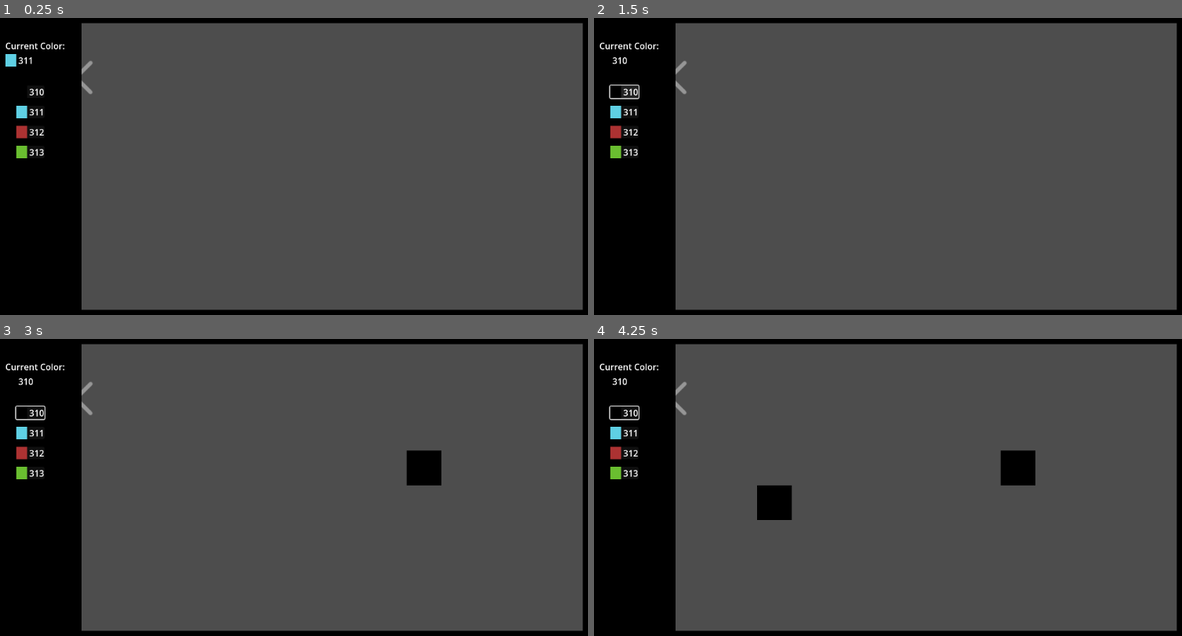
Above: before the commit, frames 1-4 (two rows, left to right).
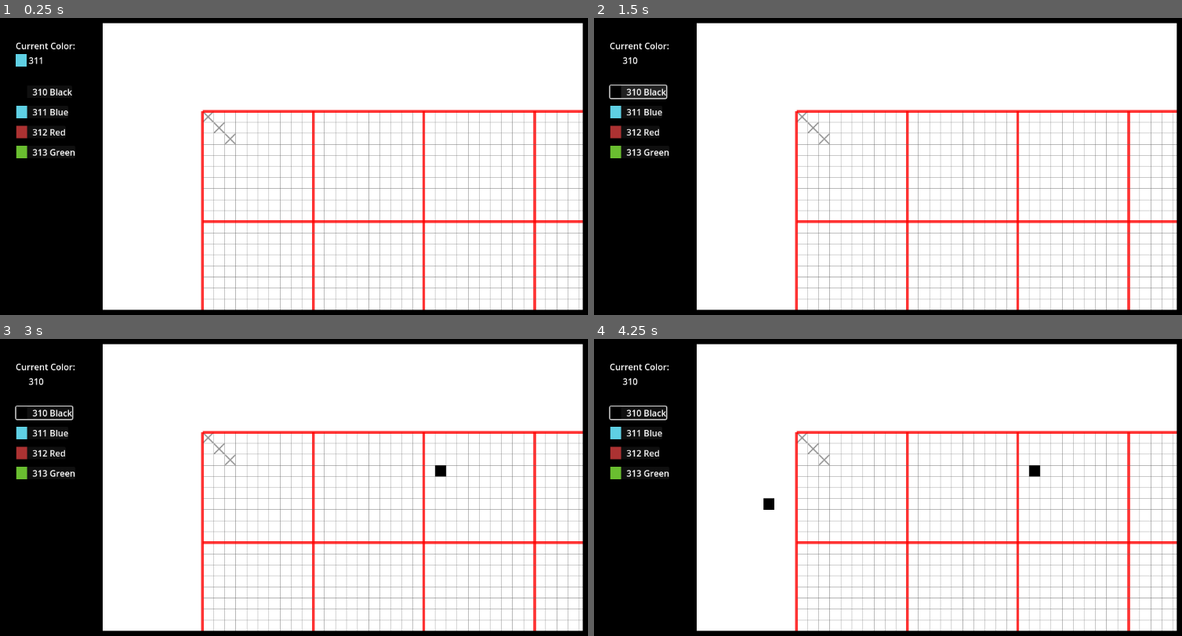
Above: after the commit, the same moments.

Repository: heinrichstr/cross-stitch-app
Game: Godot game, scene res://StitchHandler.tscn
The game is run twice, just before and just after one commit, with the same random seed, the same clock (stepped at 60 frames per second) and the same inputs.
Inputs (mouse positions are in pixels of both pictures, inside the frame that each line leads up to):
- Up to frame 1 (0.25 s): no input
- Up to frame 2 (1.5 s): click (623, 92) at 0.52 s; click (623, 92) at 1.27 s
- Up to frame 3 (3 s): click (29, 413) at 2.02 s; tap Enter at 2.75 s; move the mouse to (441, 469) at 2.77 s; hold Mouse wheel up (zoom_in, bound only after the commit) from 2.78 s (still down); click (441, 469) at 2.85 s
- Up to frame 4 (4.25 s): tap Space at 3.02, 3.32, 3.5 s; release Mouse wheel up (zoom_in, bound only after the commit) at 3.5 s; drag from (770, 505) to (864, 558) at 3.52 s

The runs differ from the first frame. In frame 1, 83% of the frame differs, in the area x 0-100%, y 1-99%; in frame 2, 83%; in frame 3, 83%; in frame 4, 83%.

Commit message:
add camera controls and dynamic grid scaling

Diff:
--- /dev/null
+++ b/Camera.gd
@@ -0,0 +1,24 @@
+extends Camera2D
+
+var mouse_start_pos
+var screen_start_position
+
+var dragging = false
+
+
+func _ready():
+	pass # Replace with function body.
+
+
+func _input(event):
+	if Input.is_key_pressed(KEY_SPACE):
+		if event.is_action("click"):
+			if event.is_pressed():
+				mouse_start_pos = event.position
+				screen_start_position = position
+				dragging = true
+			else:
+				dragging = false
+		elif event is InputEventMouseMotion and dragging:
+			#position = 4 * zoom * (mouse_start_pos - event.position) + screen_start_position
+			position = .9 * (Vector2(1,1) / zoom) * (mouse_start_pos - event.position) + screen_start_position
--- a/ClickableStitchUi.tscn
+++ b/ClickableStitchUi.tscn
@@ -20,6 +20,7 @@
 [node name="HBoxContainer" type="HBoxContainer" parent="."]
 layout_mode = 2
 mouse_filter = 2
+theme_override_constants/separation = 10
 
 [node name="ColorRect" type="ColorRect" parent="HBoxContainer"]
 custom_minimum_size = Vector2(20, 20)
--- a/Control.gd
+++ b/Control.gd
@@ -8,7 +8,7 @@
 
 # Called when the node enters the scene tree for the first time.
 func _ready():
-	$HBoxContainer/Label.text = labelText
+	$HBoxContainer/Label.text = dmc + " " + labelText
 	$HBoxContainer/ColorRect.color = color
 
 
--- /dev/null
+++ b/Grid.gd
@@ -0,0 +1,50 @@
+extends TileMap
+
+
+var GridLine = preload("res://grid_line.tscn")
+var zoom_level = 1
+
+#get data from settings
+var grid_size = Vector2(84,60)
+var cell_size = 64
+
+# Called when the node enters the scene tree for the first time.
+func _ready():
+	zoom_level = get_viewport().get_camera_2d().zoom.x
+	draw_grid()
+
+
+func draw_grid_line(line_num, column):
+	var line = GridLine.instantiate()
+	line.default_color = Color(.4,.4,.4,.5)
+	line.width = 1 / zoom_level
+	line.antialiased = true
+
+	if column == true:
+		line.add_point(Vector2(line_num*cell_size, 0))
+		line.add_point(Vector2(line_num*cell_size, grid_size.y*cell_size))
+	elif column == false:
+		line.add_point(Vector2(0, line_num*cell_size))
+		line.add_point(Vector2(grid_size.x*cell_size, line_num*cell_size))
+
+	if int(line_num) % 10 == 0:
+		line.width = 5 / zoom_level
+		line.default_color = Color(1,0,0,.8)
+
+	add_child(line)
+
+
+func draw_grid():
+	erase_grid()
+	prints('drawing at zoom level', zoom_level)
+
+	for column in grid_size.x:
+		draw_grid_line(column, true)
+
+	for row in grid_size.y:
+		draw_grid_line(row, false)
+
+
+func erase_grid():
+	for child in self.get_children():
+		child.queue_free()
--- a/StitchColor.gd
+++ b/StitchColor.gd
@@ -5,18 +5,28 @@
 	pass # Replace with function body.
 
 func _unhandled_input(event):
-	if event is InputEventMouseButton and event.pressed:
-		if event.button_index == 1:
-			# Get the position of the mouse click in world coordinates
-			var mouse_position = get_viewport().get_mouse_position()
+	if Input.is_key_pressed(KEY_SPACE): #bypass input if scrolling viewport (Camera2D node handles this)
+		pass
+	else:
+		if event is InputEventMouseButton and event.pressed:
+			if event.button_index == 1:
+				# Get the position of the mouse click in world coordinates
+				#var mouse_position = get_viewport().get_mouse_position()
+				var mouse_position = get_global_mouse_position()
 
-			# Convert world coordinates to map coordinates
-			var tilemap_coords = local_to_map(mouse_position)
+				# Convert world coordinates to map coordinates
+				var tilemap_coords = local_to_map(mouse_position)
 
-			# Output the tilemap coordinates
-			print("TileMap Coordinates:", tilemap_coords, get_tile_color_atlas())
-			set_cell(0, tilemap_coords, 2, get_tile_color_atlas(), 0)
+				# Output the tilemap coordinates
+				print("TileMap Coordinates:", tilemap_coords, get_tile_color_atlas())
+				set_cell(0, tilemap_coords, 2, get_tile_color_atlas(), 0)
+			elif event.button_index == 2: #erase tile on right click
+				var mouse_position = get_global_mouse_position()
 
+				var tilemap_coords = local_to_map(mouse_position)
+
+				print("TileMap Coordinates:", tilemap_coords, get_tile_color_atlas())
+				set_cell(0, tilemap_coords, -1, Vector2(0,0), 0)
 
 
 func get_tile_color_atlas(): #takes the current color in DMC and returns the associated tile atlas for that color
--- a/StitchHandler.gd
+++ b/StitchHandler.gd
@@ -7,3 +7,16 @@
 
 func _ready():
 	DisplayServer.window_set_min_size(Vector2(720,480))
+
+
+func _unhandled_input(event):
+	if Input.is_action_pressed("zoom_in"):
+		if $Camera2D.get_zoom().x < 1.6:
+			$Camera2D.set_zoom($Camera2D.get_zoom() * Vector2(1.1,1.1))
+			$TileView/Grid.zoom_level = $Camera2D.get_zoom().x
+			$TileView/Grid.draw_grid()
+	elif Input.is_action_pressed("zoom_out"):
+		if $Camera2D.get_zoom().x > .12:
+			$Camera2D.set_zoom($Camera2D.get_zoom() * Vector2(.9,.9))
+			$TileView/Grid.zoom_level = $Camera2D.get_zoom().x
+			$TileView/Grid.draw_grid()
--- a/StitchHandler.tscn
+++ b/StitchHandler.tscn
@@ -1,9 +1,10 @@
-[gd_scene load_steps=5 format=3 uid="uid://ber788clcjkf5"]
+[gd_scene load_steps=6 format=3 uid="uid://ber788clcjkf5"]
 
 [ext_resource type="Script" path="res://StitchHandler.gd" id="1_vp47u"]
 [ext_resource type="Script" path="res://ManageDesign.gd" id="2_g0jsb"]
 [ext_resource type="PackedScene" uid="uid://bqvuy026bhh7q" path="res://TileView.tscn" id="3_07mjn"]
 [ext_resource type="PackedScene" uid="uid://cl0b6usrhdews" path="res://gui.tscn" id="4_brmlc"]
+[ext_resource type="Script" path="res://Camera.gd" id="5_ty0b5"]
 
 [node name="StitchHandler" type="Node2D"]
 script = ExtResource("1_vp47u")
@@ -14,3 +15,9 @@
 [node name="TileView" parent="." instance=ExtResource("3_07mjn")]
 
 [node name="GUI" parent="." instance=ExtResource("4_brmlc")]
+follow_viewport_enabled = false
+
+[node name="Camera2D" type="Camera2D" parent="."]
+position = Vector2(576, 320)
+zoom = Vector2(0.318, 0.318)
+script = ExtResource("5_ty0b5")
--- a/TileView.tscn
+++ b/TileView.tscn
@@ -1,9 +1,10 @@
-[gd_scene load_steps=9 format=3 uid="uid://bqvuy026bhh7q"]
+[gd_scene load_steps=10 format=3 uid="uid://bqvuy026bhh7q"]
 
 [ext_resource type="Script" path="res://TileView.gd" id="1_e2mhp"]
 [ext_resource type="Texture2D" uid="uid://dvg1v02rtk7n8" path="res://assets/x-stitch.png" id="1_lujap"]
 [ext_resource type="Script" path="res://StitchColor.gd" id="3_tcb54"]
 [ext_resource type="Texture2D" uid="uid://be7o0xpk8ux3m" path="res://assets/stitch_colors.png" id="3_tqm2l"]
+[ext_resource type="Script" path="res://Grid.gd" id="5_if0ue"]
 
 [sub_resource type="TileSetAtlasSource" id="TileSetAtlasSource_3jy7v"]
 
@@ -41,3 +42,7 @@
 
 [node name="BackStitchTiles" type="TileMap" parent="."]
 format = 2
+
+[node name="Grid" type="TileMap" parent="."]
+format = 2
+script = ExtResource("5_if0ue")
--- a/VBoxContainer.gd
+++ b/VBoxContainer.gd
@@ -16,7 +16,7 @@
 	for stitch in StitchColors.stitchColors:
 		var new_stitch = StitchUi.instantiate()
 		new_stitch.dmc = stitch.stitchDmc
-		new_stitch.labelText = stitch.stitchDmc
+		new_stitch.labelText = stitch.stitchName
 		new_stitch.color = stitch.stitchColor
 		new_stitch.onClick = func(): StitchState.currentStitchColor = new_stitch.dmc
 		add_child(new_stitch)
--- /dev/null
+++ b/grid_line.tscn
@@ -0,0 +1,3 @@
+[gd_scene format=3 uid="uid://fic3n6vkmq2p"]
+
+[node name="GridLine" type="Line2D"]
--- a/project.godot
+++ b/project.godot
@@ -27,3 +27,17 @@
 "events": [Object(InputEventMouseButton,"resource_local_to_scene":false,"resource_name":"","device":-1,"window_id":0,"a …(236 unchanged characters)…
 ]
 }
+zoom_in={
+"deadzone": 0.5,
+"events": [Object(InputEventMouseButton,"resource_local_to_scene":false,"resource_name":"","device":-1,"window_id":0,"alt_pressed":true,"shift_pressed":false,"ctrl_pressed":false,"meta_pressed":false,"button_mask":0,"position":Vector2(0, 0),"global_position":Vector2(0, 0),"factor":1.0,"button_index":4,"pressed":false,"double_click":false,"script":null)
+]
+}
+zoom_out={
+"deadzone": 0.5,
+"events": [Object(InputEventMouseButton,"resource_local_to_scene":false,"resource_name":"","device":-1,"window_id":0,"alt_pressed":true,"shift_pressed":false,"ctrl_pressed":false,"meta_pressed":false,"button_mask":0,"position":Vector2(0, 0),"global_position":Vector2(0, 0),"factor":1.0,"button_index":5,"pressed":false,"double_click":false,"script":null)
+]
+}
+
+[rendering]
+
+environment/defaults/default_clear_color=Color(1, 1, 1, 1)
